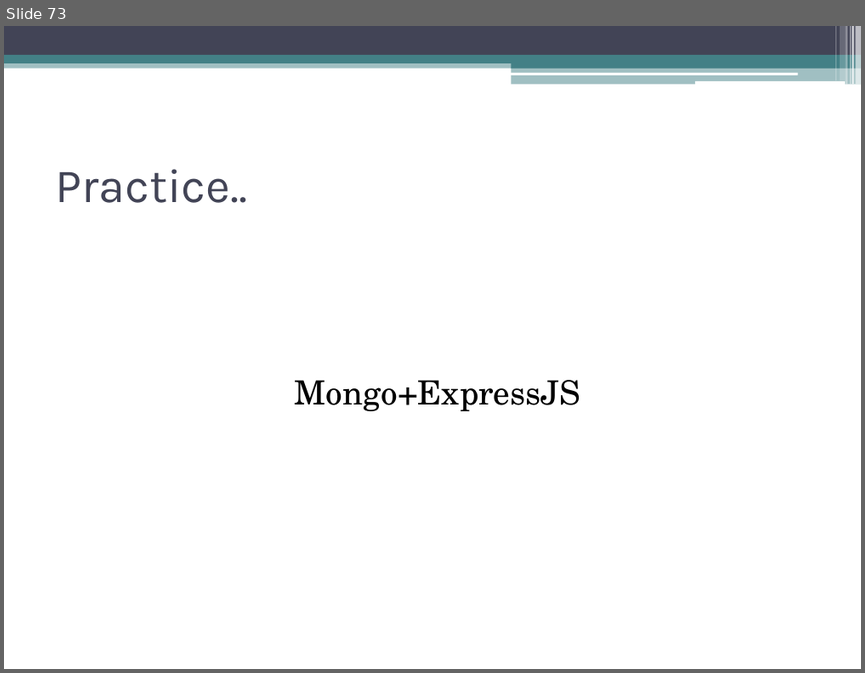
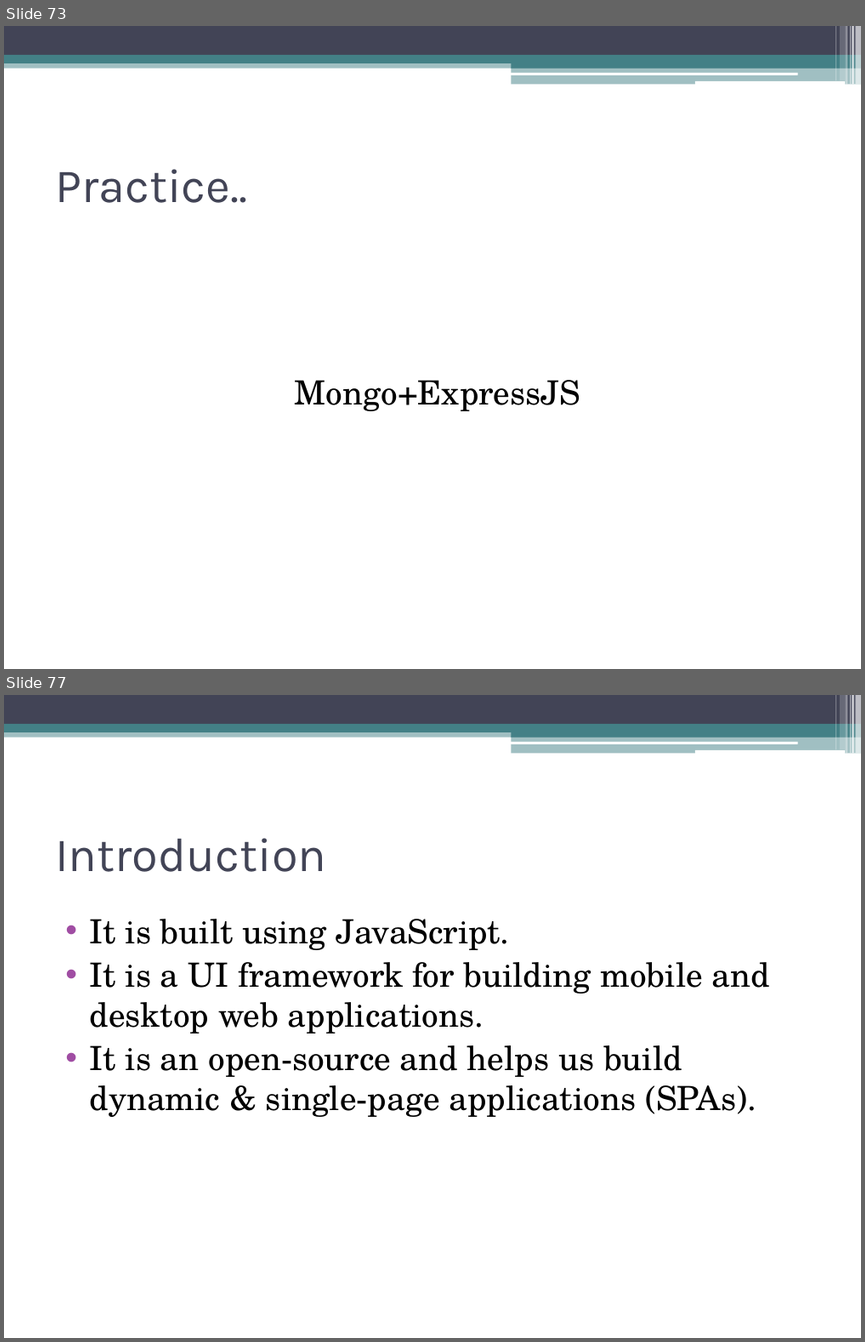
Before and after one commit to akjkhatri/mean_stack, a slide deck: MEAN Stack Workshop.pptx. Shown one above the other, each under a label of ours: slide 73 before the commit, slides 73 and 77 after it; the slides between them are not shown. The pictures are 865x673 and 865x1342 pixels, drawn with LibreOffice and Linux fonts; fonts in the diff are those of the drawing. Boxes give left, top, right and bottom in pixels: in the first picture for what was removed or moved away, otherwise in the second. Text is boxed around its words. In the diff, an @@ line names an element or a change of style, - is before the commit and + after.

```diff
--- a/MEAN Stack Workshop.pptx
+++ b/MEAN Stack Workshop.pptx
@@ slide 77 added at (x1=4, y1=695, x2=861, y2=1338), background #FFFFFF; not listed: 13 template elements that a slide beside it also shows @@
@@ title added at (x1=55, y1=838, x2=326, y2=872), 40 pt, text #424456 @@
+Introduction
@@ text added at (x1=90, y1=919, x2=770, y2=1117), 28 pt, text #000000 @@
+• It is built using JavaScript.
+• It is a UI framework for building mobile and desktop web applications.
+• It is an open-source and helps us build dynamic & single-page applications (SPAs).
```
Also in this commit, not shown: 29 other slides added.
